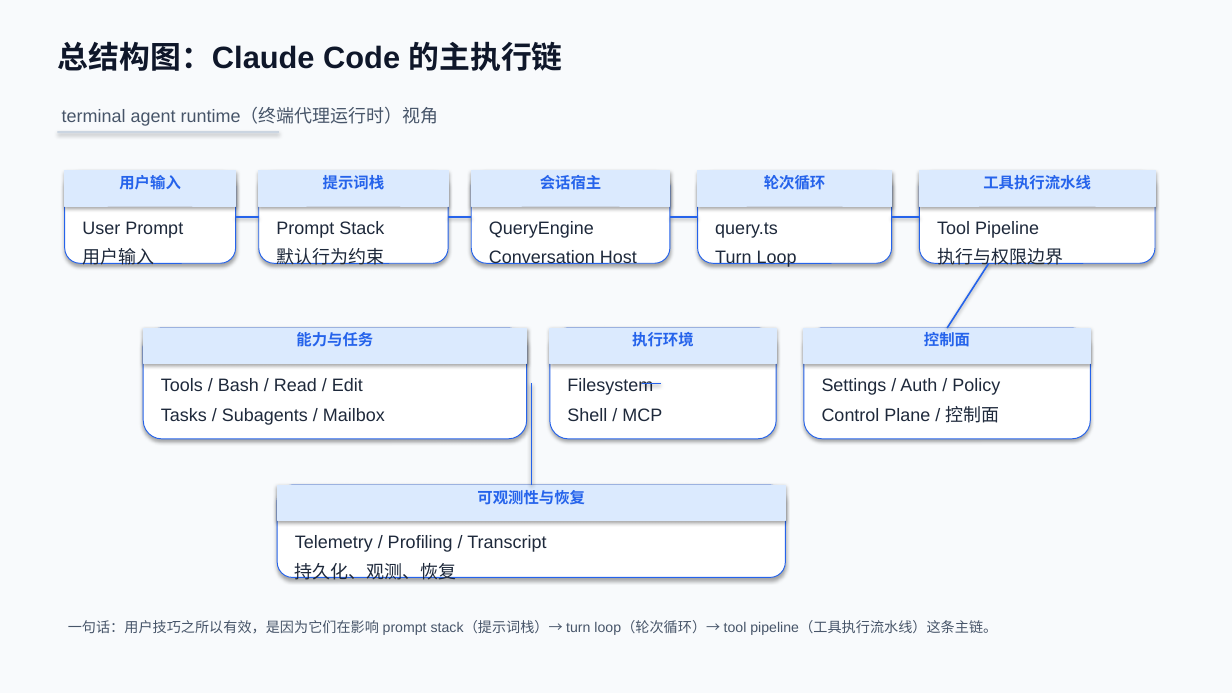
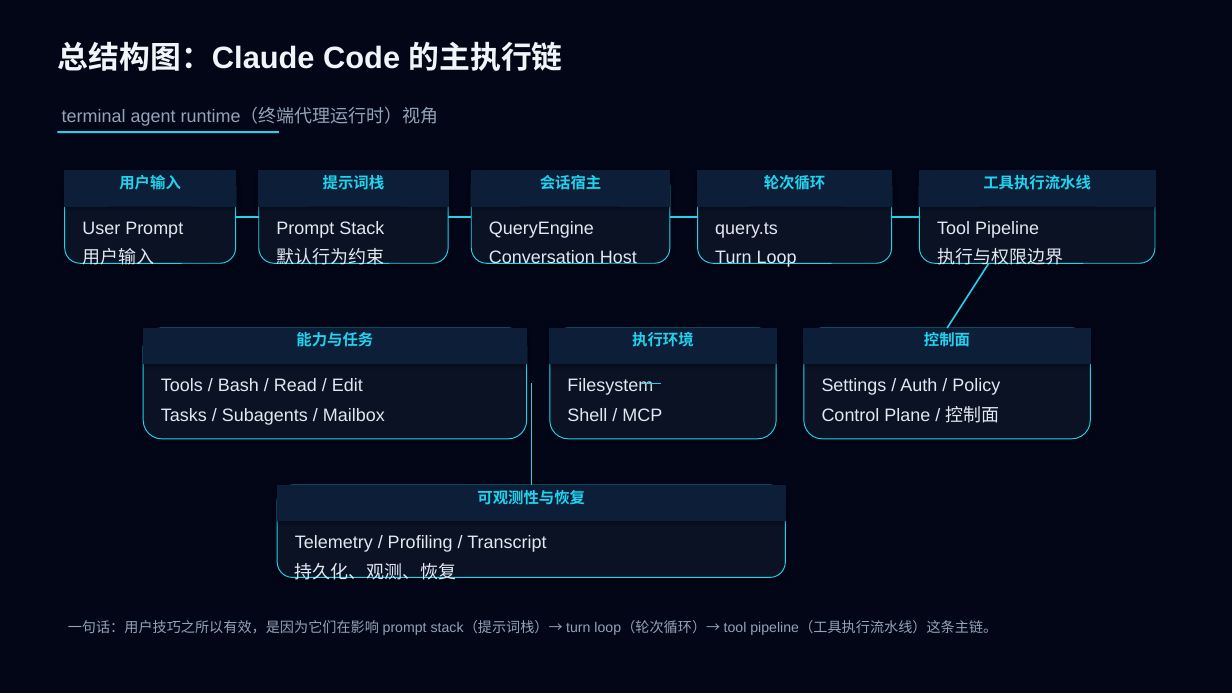
Before and after one commit to boboliu-1010/ccode, a slide deck: slide 2 of docs/zh/09-Claude Code 使用技巧与注意事项-WPS兼容版.pptx. Drawn at 1232x693 pixels with LibreOffice and Linux fonts; fonts in the diff are those of the drawing. Boxes give left, top, right and bottom in pixels: in the first picture for what was removed or moved away, otherwise in the second. Text is boxed around its words. In the diff, an @@ line names an element or a change of style, - is before the commit and + after.

Commit message:
Add tech-style usage tips deck

```diff
--- a/docs/zh/09-Claude Code 使用技巧与注意事项-WPS兼容版.pptx
+++ b/docs/zh/09-Claude Code 使用技巧与注意事项-WPS兼容版.pptx
@@ background #F8FAFC to #020617 @@
@@ text "总结构图：Claude Code 的主执行链" at [58, 41, 563, 71]: text colour #0F172A to #F1F5F9 @@
@@ text "terminal agent runtime（终端代理运行时）视角" at [62, 108, 439, 126]: text colour #475569 to #94A3B8 @@
@@ rectangle at [57, 131, 279, 133]: fill #CBD5E1 to #22D3EE @@
@@ line (236, 217) - (259, 217): stroke #2563EB 1.25 pt to #22D3EE 1.25 pt @@
@@ line (448, 217) - (471, 217): stroke #2563EB 1.25 pt to #22D3EE 1.25 pt @@
@@ line (670, 217) - (698, 217): stroke #2563EB 1.25 pt to #22D3EE 1.25 pt @@
@@ line (892, 217) - (920, 217): stroke #2563EB 1.25 pt to #22D3EE 1.25 pt @@
@@ line (989, 263) - (947, 328): stroke #2563EB 1.25 pt to #22D3EE 1.25 pt @@
@@ line (531, 384) - (531, 485): stroke #2563EB 1.25 pt to #22D3EE 1.25 pt @@
@@ line (661, 384) - (642, 384): stroke #2563EB 1.25 pt to #22D3EE 1.25 pt @@
@@ text colour #2563EB to #22D3EE; fill #DBEAFE to #0C1E38; outline #DBEAFE 0.75 pt to #0C1E38 0.75 pt in 9 elements at [65, 171, 236, 206], [259, 171, 448, 206], [471, 171, 670, 206], [698, 171, 892, 206], [920, 171, 1155, 206], [143, 328, 527, 363], [550, 328, 776, 363], [804, 328, 1091, 363], [277, 485, 786, 520] @@
@@ fill #FFFFFF to #0A1224; outline #2563EB 0.75 pt to #22D3EE 0.75 pt in 9 elements at [65, 171, 236, 263], [259, 171, 448, 263], [471, 171, 670, 263], [698, 171, 892, 263], [920, 171, 1155, 263], [143, 328, 527, 439], [550, 328, 776, 439], [804, 328, 1091, 439], [277, 485, 786, 578] @@
@@ text colour #1E293B to #E2E8F0 in 9 elements at [82, 221, 183, 265], [276, 221, 384, 265], [489, 221, 637, 264], [715, 222, 797, 267], [937, 221, 1063, 269], [161, 378, 385, 425], [567, 378, 662, 421], [822, 378, 1000, 423], [295, 535, 546, 580] @@
@@ text "一句话：用户技巧之所以有效，是因为它们在影响 prompt stack（提示词栈）→ turn loop（轮次循环）→ ..." at [68, 620, 997, 635]: text colour #475569 to #94A3B8 @@
```
Also in this commit, not shown: 13 other slides changed, 1 other file.
